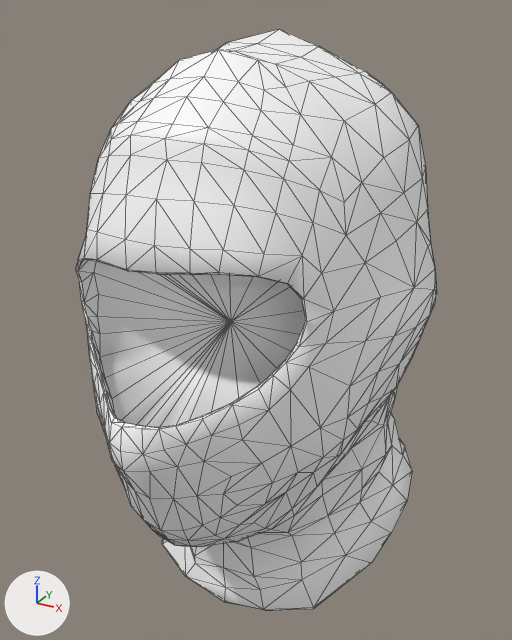
Renders of the glTF model assets/models/balaclava.glb from each side of a commit.
Rendered twice from a camera (50 mm lens) standing at (0.175, -0.325, 0.158) and looking at (0.0, -0.007, -0.001). Every picture has the same lights, and +X, +Y and +Z are marked at lower left. Mesh edges are drawn as thin lines. Vertices at the same position are counted once.

Objects in the first picture: 'balaclava'.
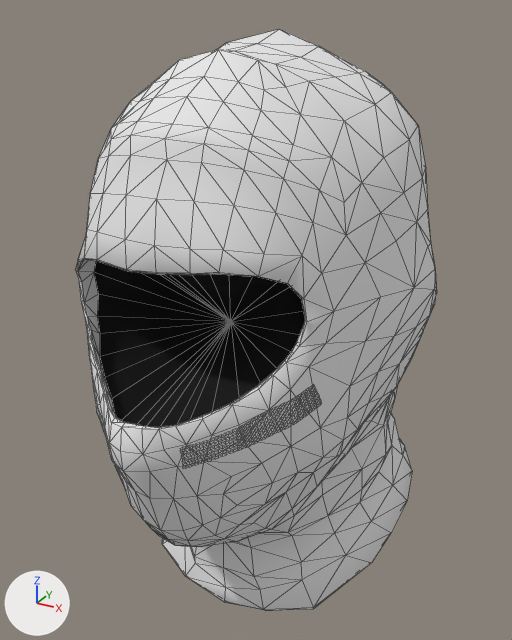
Diff of the bpy script that builds the scene:
```diff
--- a/assets/models/balaclava.glb.py
+++ b/assets/models/balaclava.glb.py
@@ img_blank @@
+img_blank = load_image('blank', '_unpacked/blank', 1269, 224, 'sRGB')
@@ mat_balaclava_texture @@
+mat_balaclava_texture = bpy.data.materials.new('balaclava-texture')
+# nodes: BsdfPrincipled, Mix, OutputMaterial, VertexColor
+# colours: black #000000
@@ mat_balaclava_text @@
+mat_balaclava_text = bpy.data.materials.new('balaclava-text')
+# uses the picture img_blank
@@ mat_balaclava_colour @@
+mat_balaclava_colour = bpy.data.materials.new('balaclava-colour')
+# nodes: BsdfPrincipled, Mix, OutputMaterial, VertexColor
+# colours: white #e7e7e7
@@ me_balaclava_002 @@
 # used by ob_balaclava; location = (0.0, 0.0, 0.0)
-me_balaclava_002.from_pydata(...)  # 593 vertices, 1182 faces; spans x -0.091..0.092, y -0.129..0.101, z -0.177..0.148
+me_balaclava_002.from_pydata(...)  # 962 vertices, 1822 faces; spans x -0.091..0.092, y -0.129..0.101, z -0.177..0.148
+# me_balaclava_002 part 1: 31 faces spanning x -0.061..0.065, y -0.122..-0.032, z -0.018..0.07 switch from mat_balaclava_001 to mat_balaclava_texture
+# me_balaclava_002 part 2: 1151 faces spanning x -0.091..0.092, y -0.129..0.101, z -0.177..0.148 switch from mat_balaclava_001 to mat_balaclava_colour
+me_balaclava_002.materials.append(mat_balaclava_text)
```

Where the change shows, as pixel boxes [x1, y1, x2, y2] in the pictures (512 x 640 px):
part 1 of me_balaclava_002, recoloured (grey to black): [94, 261, 305, 427] in both
part 2 of me_balaclava_002, recoloured (white to grey): [75, 29, 437, 610] in both
